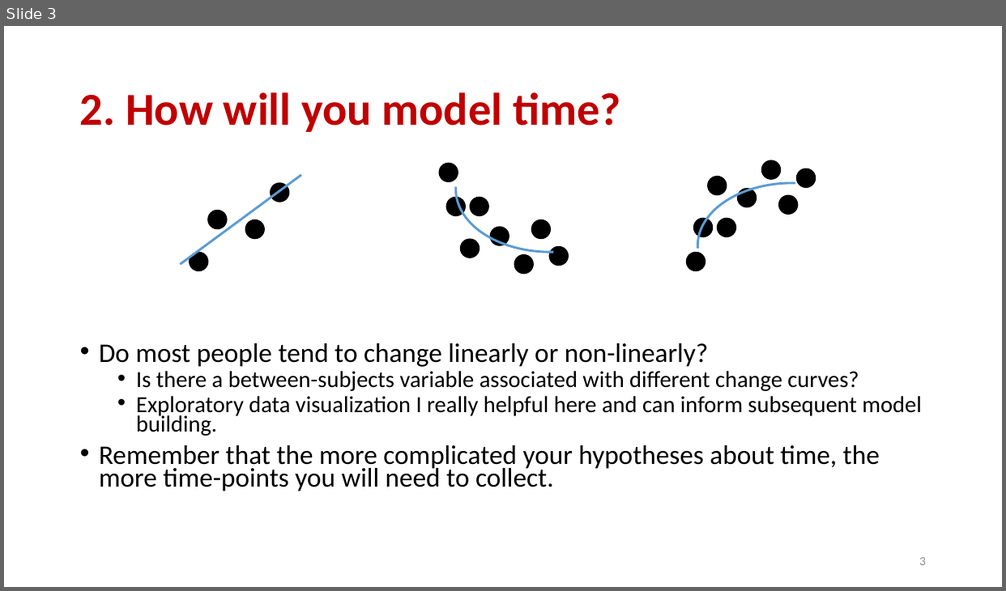
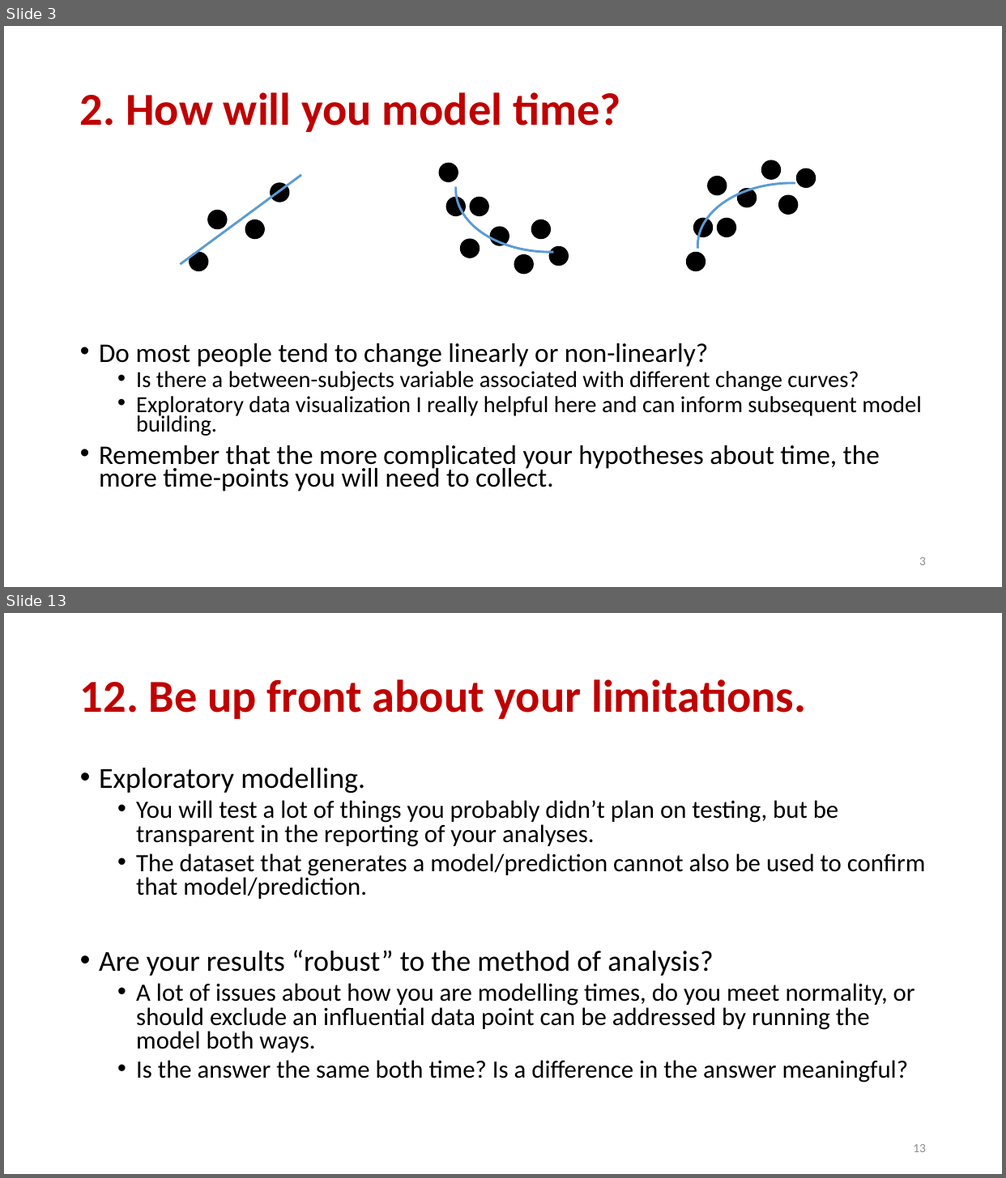
Before and after one commit to keithlohse/LMER_Clinical_Science, a slide deck: lohse ACRM 2017 tips.pptx. Shown one above the other, each under a label of ours: slide 3 before the commit, slides 3 and 13 after it; the slides between them are not shown. The pictures are 1006x591 and 1006x1178 pixels, drawn with LibreOffice and Linux fonts; fonts in the diff are those of the drawing. Boxes give left, top, right and bottom in pixels: in the first picture for what was removed or moved away, otherwise in the second. Text is boxed around its words. In the diff, an @@ line names an element or a change of style, - is before the commit and + after.

```diff
--- a/lohse ACRM 2017 tips.pptx
+++ b/lohse ACRM 2017 tips.pptx
@@ slide 13 added at (4,613,1002,1174), background #FFFFFF @@
@@ title added at (80,679,806,719), 44 pt, text #C00000, bold @@
+12. Be up front about your limitations.
@@ text added at (99,768,926,1083), 24 pt, text #000000 @@
+• Exploratory modelling.
+  • You will test a lot of things you probably didn’t plan on testing, but be transparent in the reporting of your analyses.
+  • The dataset that generates a model/prediction cannot also be used to confirm that model/prediction.
+• Are your results “robust” to the method of analysis?
+  • A lot of issues about how you are modelling times, do you meet normality, or should exclude an influential data point can be addressed by running the model both ways.
+  • Is the answer the same both time? Is a difference in the answer meaningful?
@@ page number added at (913,1144,926,1152), 12 pt, text #8C8C8C @@
+13
```
Also in this commit, not shown: 7 slides changed, 3 other slides added, 1 other file.
